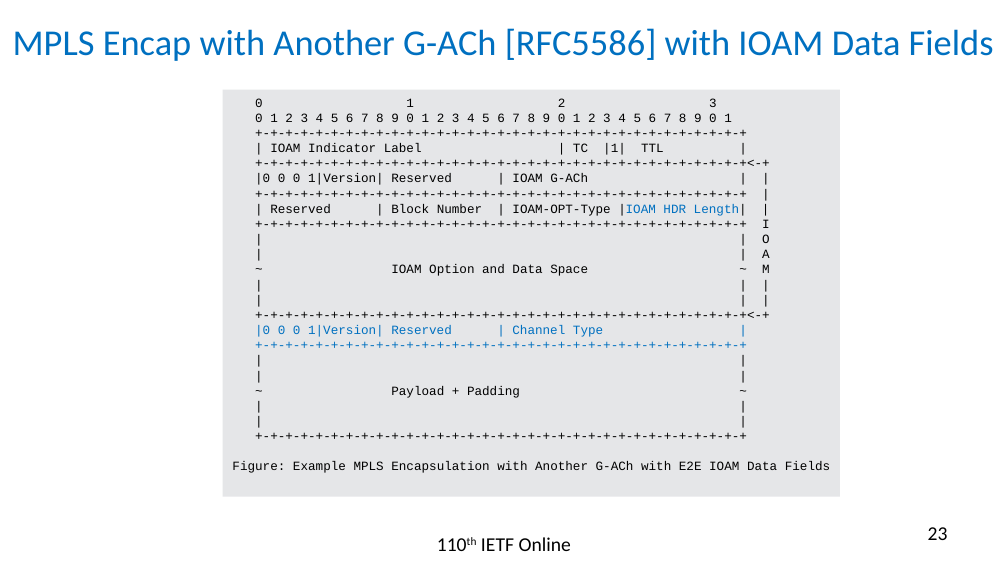
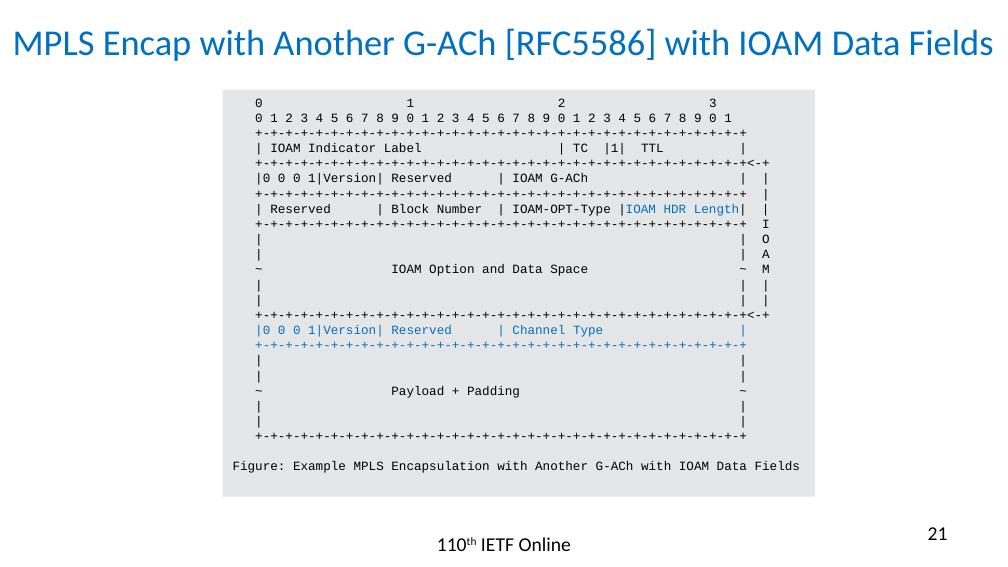
Before and after one commit to rakgandhi/ietf-slides, a slide deck: slide 21 of draft-gandhi-mpls-ioam-sr-05.pptx (slide 23 before the commit). Drawn at 1008x567 pixels with LibreOffice and Linux fonts; fonts in the diff are those of the drawing. Boxes give left, top, right and bottom in pixels: in the first picture for what was removed or moved away, otherwise in the second. Text is boxed around its words. In the diff, an @@ line names an element or a change of style, - is before the commit and + after.

```diff
--- a/draft-gandhi-mpls-ioam-sr-05.pptx
+++ b/draft-gandhi-mpls-ioam-sr-05.pptx
@@ rectangle "0 1 2 3": place and size @@
-rectangle "0 1 2 3" at [223, 90, 840, 497]
+rectangle "0 1 2 3" at [223, 90, 815, 497]
@@ text in rectangle at [233, 461, 800, 473]: text changed @@
-Figure: Example MPLS Encapsulation with Another G-ACh with E2E IOAM Data Fields
+Figure: Example MPLS Encapsulation with Another G-ACh with IOAM Data Fields
@@ page number at [928, 527, 948, 540]: text changed @@
-23
+21
```
Also in this commit, not shown: 7 other slides changed, 1 slide removed, 1 other file.
